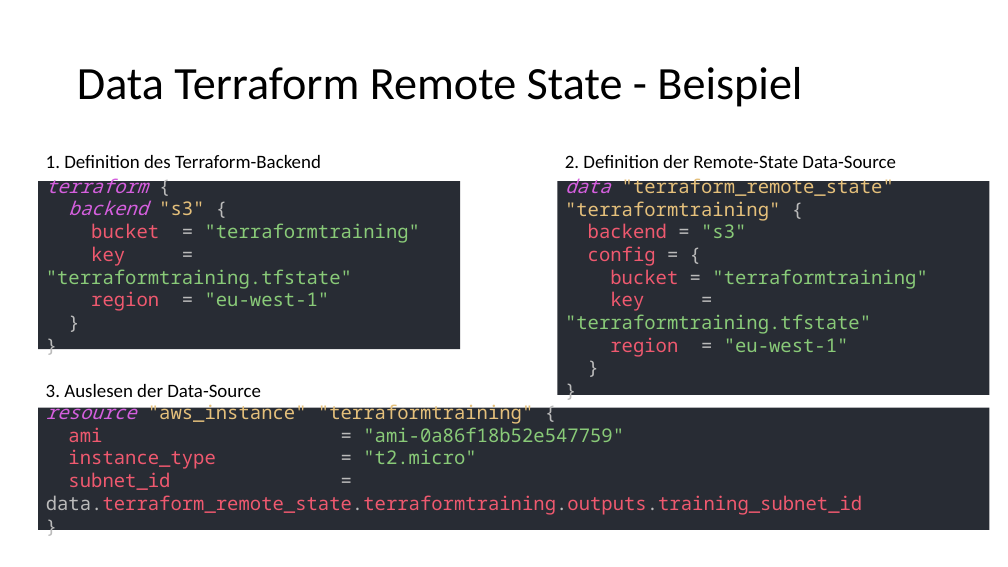
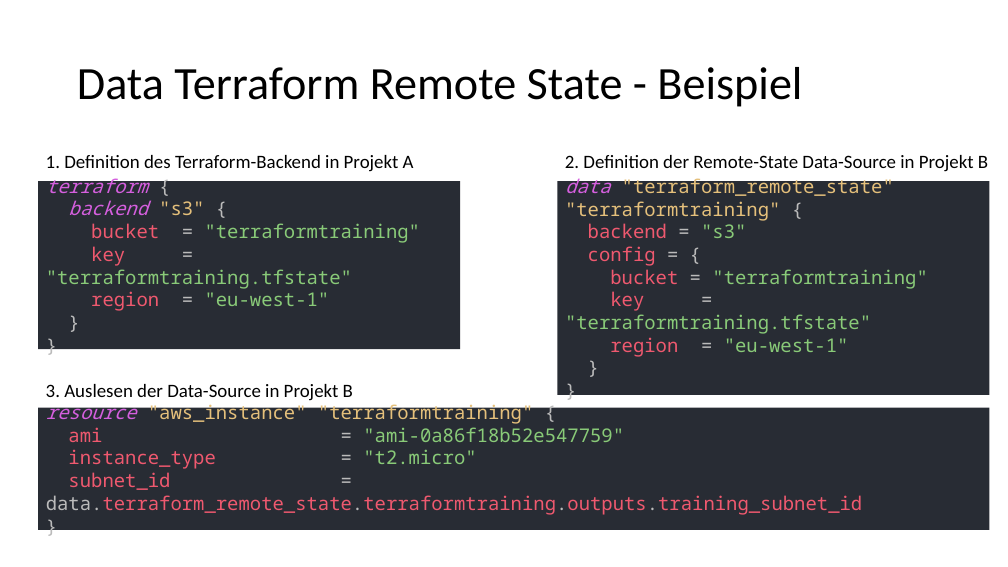
Before and after one commit to djakielski/terraform-schulung, a slide deck: slide 6 of Modul_05_DataSources/DataSources.pptx. Drawn at 1008x567 pixels with LibreOffice and Linux fonts; fonts in the diff are those of the drawing. Boxes give left, top, right and bottom in pixels: in the first picture for what was removed or moved away, otherwise in the second. Text is boxed around its words. In the diff, an @@ line names an element or a change of style, - is before the commit and + after.

```diff
--- a/Modul_05_DataSources/DataSources.pptx
+++ b/Modul_05_DataSources/DataSources.pptx
@@ text at [46, 155, 414, 172]: text changed @@
-1. Definition des Terraform-Backend
+1. Definition des Terraform-Backend in Projekt A
@@ text at [565, 155, 988, 172]: text changed @@
-2. Definition der Remote-State Data-Source
+2. Definition der Remote-State Data-Source in Projekt B
@@ text at [46, 384, 353, 401]: text changed @@
-3. Auslesen der Data-Source
+3. Auslesen der Data-Source in Projekt B
```
Also in this commit, not shown: 2 other files.
